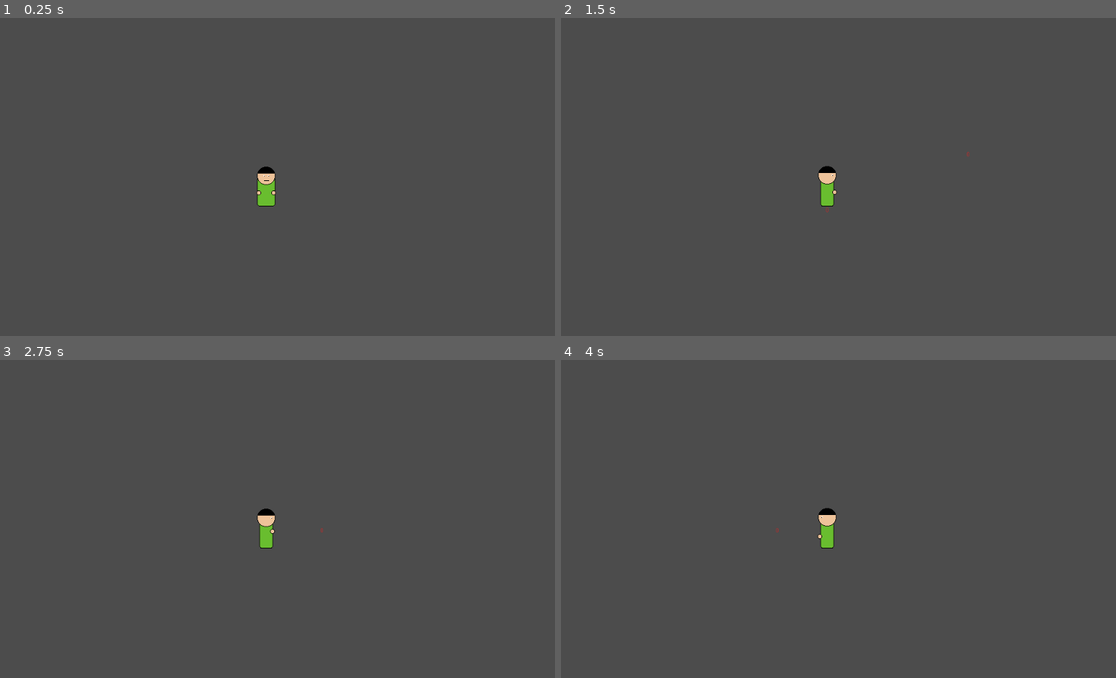
Above: before the commit, frames 1-4 (two rows, left to right).
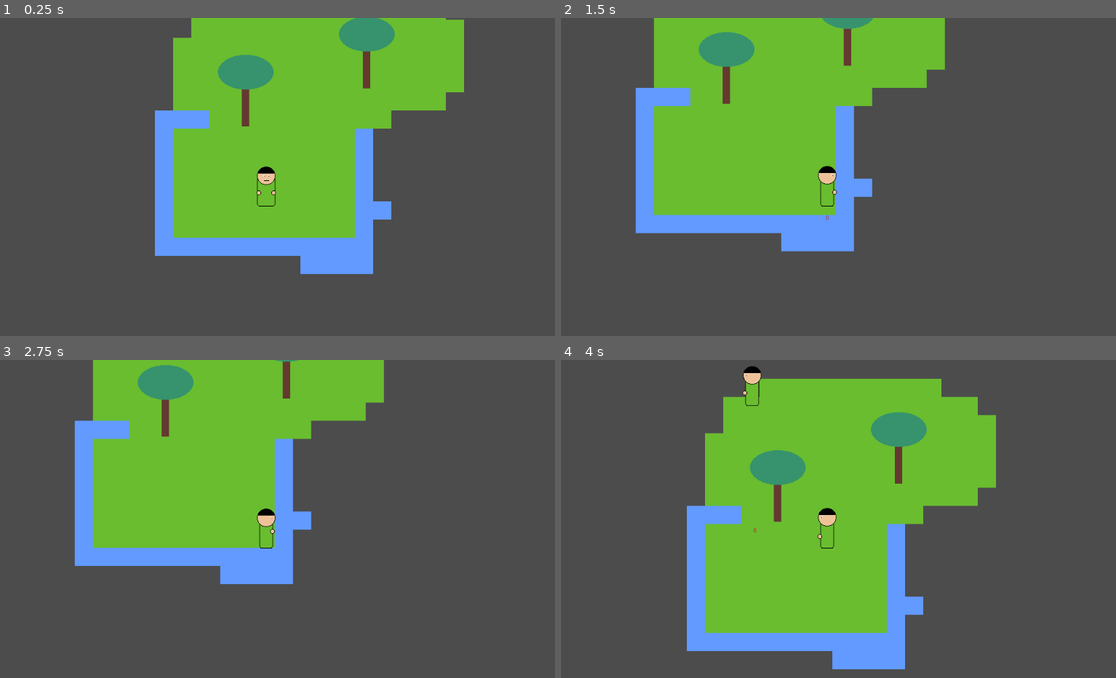
Above: after the commit, the same moments.

Repository: wiltaylor/GameJams
Game: Godot game, scene res://levels/Level1.tscn
Two runs of this game, one before a commit and one after it. Both use one fixed random seed, a clock stepped at 60 frames per second and the inputs below. Before the commit the project starts from res://DebugLevel.tscn.
Inputs:
- Up to frame 1 (0.25 s): no input
- Up to frame 2 (1.5 s): tap Enter at 0.5 s; hold Right (move_right) 0.53-1.28 s; tap Ctrl (shoot) at 0.6, 1.35 s; hold Down (move_down) from 1.28 s (still down)
- Up to frame 3 (2.75 s): tap Space at 2 s; release Down (move_down) at 2.03 s; hold Right (move_right) from 2.03 s (still down); tap Alt (use) at 2.1 s; tap Ctrl (shoot) at 2.3 s
- Up to frame 4 (4 s): tap Enter at 2.75 s; release Right (move_right) at 2.78 s; hold Up (move_up) 2.78-3.53 s; tap Ctrl (shoot) at 2.85, 3.6 s; hold Left (move_left) from 3.53 s (still down)

The runs differ from the first frame. In frame 1, 34% of the frame differs, in the area x 27-84%, y 0-81%; in frame 2, 30%; in frame 3, 29%; in frame 4, 38%, in the area x 22-79%, y 1-98%.

Commit message:
Added really basic ai

Diff:
--- a/LudumDare/LD47/src/levels/Level1.tscn
+++ b/LudumDare/LD47/src/levels/Level1.tscn
@@ -1,8 +1,9 @@
-[gd_scene load_steps=4 format=2]
+[gd_scene load_steps=5 format=2]
 
 [ext_resource path="res://main_tileset.tres" type="TileSet" id=1]
 [ext_resource path="res://objects/Player.tscn" type="PackedScene" id=2]
 [ext_resource path="res://objects/Tree.tscn" type="PackedScene" id=3]
+[ext_resource path="res://objects/AINPC.tscn" type="PackedScene" id=4]
 
 [node name="Game" type="Node2D"]
 
@@ -22,3 +23,6 @@
 
 [node name="Player" parent="." instance=ExtResource( 2 )]
 position = Vector2( 323.665, 200.944 )
+
+[node name="AINPC" parent="." instance=ExtResource( 4 )]
+position = Vector2( 242.5, -144 )
--- /dev/null
+++ b/LudumDare/LD47/src/objects/AINPC.tscn
@@ -0,0 +1,18 @@
+[gd_scene load_steps=3 format=2]
+
+[ext_resource path="res://objects/PawnRig.tscn" type="PackedScene" id=1]
+[ext_resource path="res://scripts/AINPC.gd" type="Script" id=2]
+
+[node name="AINPC" type="Node2D"]
+script = ExtResource( 2 )
+WaitingTurnRate = 1.0
+
+[node name="PawnRig" parent="." instance=ExtResource( 1 )]
+
+[node name="VisionCone" type="Area2D" parent="."]
+position = Vector2( 0, -0.396851 )
+
+[node name="CollisionPolygon2D" type="CollisionPolygon2D" parent="VisionCone"]
+polygon = PoolVector2Array( 0, 0, 150, 300, -150, 300 )
+[connection signal="body_entered" from="VisionCone" to="." method="_on_object_seen"]
+[connection signal="body_exited" from="VisionCone" to="." method="_on_object_leave_vision"]
--- a/LudumDare/LD47/src/objects/PawnRig.tscn
+++ b/LudumDare/LD47/src/objects/PawnRig.tscn
@@ -1,6 +1,6 @@
 [gd_scene load_steps=25 format=2]
 
-[ext_resource path="res://objects/PawnRig.gd" type="Script" id=1]
+[ext_resource path="res://scripts/PawnRig.gd" type="Script" id=1]
 [ext_resource path="res://sprites/objects/body.png" type="Texture" id=2]
 [ext_resource path="res://sprites/objects/hand.png" type="Texture" id=3]
 [ext_resource path="res://sprites/objects/face.png" type="Texture" id=4]
@@ -106,8 +106,7 @@
 "values": [ 90.0, 80.6, 99.4, 90.0, 103.8, 90.0 ]
 }
 
-[sub_resource type="Animation" id=6]
-resource_name = "dying"
+[sub_resource type="Animation" id=7]
 length = 0.25
 tracks/0/type = "value"
 tracks/0/path = NodePath(".:rotation_degrees")
@@ -122,8 +121,7 @@
 "values": [ 0.0, 90.0 ]
 }
 
-[sub_resource type="Animation" id=2]
-resource_name = "idle_down"
+[sub_resource type="Animation" id=8]
 length = 2.0
 loop = true
 tracks/0/type = "value"
@@ -163,8 +161,7 @@
 "values": [ Vector2( 0.19603, -23.0633 ), Vector2( -0.0141907, -19.5946 ), Vector2( 0.19603, -23.0633 ) ]
 }
 
-[sub_resource type="Animation" id=4]
-resource_name = "idle_left"
+[sub_resource type="Animation" id=9]
 tracks/0/type = "value"
 tracks/0/path = NodePath("Head:position")
 tracks/0/interp = 1
@@ -190,8 +187,7 @@
 "values": [ Vector2( -13, 8 ), Vector2( -11.6757, 8.3973 ), Vector2( -13, 8 ) ]
 }
 
-[sub_resource type="Animation" id=5]
-resource_name = "idle_right"
+[sub_resource type="Animation" id=10]
 length = 2.0
 loop = true
 tracks/0/type = "value"
@@ -219,8 +215,7 @@
 "values": [ Vector2( 13, 8 ), Vector2( 11.6757, 6.94054 ), Vector2( 13, 8 ) ]
 }
 
-[sub_resource type="Animation" id=3]
-resource_name = "idle_up"
+[sub_resource type="Animation" id=11]
 length = 2.0
 loop = true
 tracks/0/type = "value"
@@ -324,16 +319,16 @@
 
 [node name="Animation" type="AnimationPlayer" parent="."]
 method_call_mode = 1
-anims/attack_down = SubResource( 8 )
-anims/attack_left = SubResource( 9 )
-anims/attack_right = SubResource( 10 )
-anims/attack_up = SubResource( 11 )
-anims/dead = SubResource( 7 )
-anims/dying = SubResource( 6 )
-anims/idle_down = SubResource( 2 )
-anims/idle_left = SubResource( 4 )
-anims/idle_right = SubResource( 5 )
-anims/idle_up = SubResource( 3 )
+anims/attack_down = SubResource( 2 )
+anims/attack_left = SubResource( 3 )
+anims/attack_right = SubResource( 4 )
+anims/attack_up = SubResource( 5 )
+anims/dead = SubResource( 6 )
+anims/dying = SubResource( 7 )
+anims/idle_down = SubResource( 8 )
+anims/idle_left = SubResource( 9 )
+anims/idle_right = SubResource( 10 )
+anims/idle_up = SubResource( 11 )
 
 [node name="Icon" type="Sprite" parent="."]
 visible = false
--- a/LudumDare/LD47/src/objects/Player.tscn
+++ b/LudumDare/LD47/src/objects/Player.tscn
@@ -1,7 +1,7 @@
 [gd_scene load_steps=3 format=2]
 
 [ext_resource path="res://objects/PawnRig.tscn" type="PackedScene" id=1]
-[ext_resource path="res://objects/Player.gd" type="Script" id=2]
+[ext_resource path="res://scripts/Player.gd" type="Script" id=2]
 
 [node name="Player" type="Node2D"]
 script = ExtResource( 2 )
--- a/LudumDare/LD47/src/objects/Projectile.tscn
+++ b/LudumDare/LD47/src/objects/Projectile.tscn
@@ -1,7 +1,8 @@
 [gd_scene load_steps=4 format=2]
 
 [ext_resource path="res://sprites/objects/band_projectile.png" type="Texture" id=1]
-[ext_resource path="res://objects/Projectile.gd" type="Script" id=2]
+[ext_resource path="res://scripts/Projectile.gd" type="Script" id=2]
+
 
 [sub_resource type="CapsuleShape2D" id=1]
 radius = 2.3225
--- a/LudumDare/LD47/src/project.godot
+++ b/LudumDare/LD47/src/project.godot
@@ -16,7 +16,7 @@
 [application]
 
 config/name="LD47"
-run/main_scene="res://DebugLevel.tscn"
+run/main_scene="res://levels/Level1.tscn"
 config/icon="res://icon.png"
 
 [input]
--- /dev/null
+++ b/LudumDare/LD47/src/scripts/AINPC.gd
@@ -0,0 +1,116 @@
+extends Node2D
+
+enum AIState { Waiting, LookingForPlayer, AttackingPlayer, Dead }
+
+onready var rig = get_node("PawnRig")
+onready var player = get_tree().get_root().find_node("Player", true, false)
+onready var playerRig = player.get_node("PawnRig")
+onready var visionCone = get_node("VisionCone")
+
+export(AIState) var State = AIState.Waiting
+export(float) var WaitingTurnRate = 5
+export(float) var LookingDuration = 1
+export(float) var IdealDistance: float = 30
+export(float) var ShootCooldown: float = 3
+export(float) var MoveSpeed = 100
+
+var currentWait = 0
+var rng = RandomNumberGenerator.new()
+var currentSearchTime = 0
+var lastKnownPoint: Vector2
+var coolDown = 0
+
+func _ready():
+	rng.randomize()
+
+func doWait(delta):
+	if currentWait <= 0:
+		currentWait = WaitingTurnRate
+		var new_dir = rng.randi_range(0, 3)
+		rig.Facing = new_dir
+	else:
+		currentWait -= delta
+
+func move_to(point: Vector2, delta):
+	var dir = (point - rig.global_position).normalized()
+	rig.move(dir * MoveSpeed * delta)
+
+func player_dist():
+	return playerRig.global_position.distance_to(rig.global_position)
+
+func doAttack(delta):
+
+	if(player_dist() > IdealDistance):
+		move_to(playerRig.global_position, delta)
+
+	if coolDown > 0:
+		coolDown -= delta;
+		return
+
+	coolDown = ShootCooldown
+	rig.shoot()
+
+func doLook(delta):
+	if currentSearchTime <= 0:
+		State = AIState.Waiting
+		return
+
+	currentSearchTime -= delta
+
+	var dist = lastKnownPoint.distance_to(rig.global_position)
+
+	if(dist < 1):
+		State = AIState.Waiting
+		return
+
+	move_to(lastKnownPoint, delta)
+
+
+
+func correctVisionConeDirection():
+	if rig.Facing == rig.Direction.Down:
+		visionCone.rotation_degrees = 0
+	elif rig.Facing == rig.Direction.Up:
+		visionCone.rotation_degrees = 180
+	elif rig.Facing == rig.Direction.Left:
+		visionCone.rotation_degrees = 90
+	elif rig.Facing == rig.Direction.Right:
+		visionCone.rotation_degrees = -90
+
+
+
+func _process(delta):
+
+	if State == AIState.Dead:
+		return
+
+	correctVisionConeDirection()
+
+	if rig.Bands > 3:
+		rig.death = true
+		State = AIState.Dead
+		return
+
+	if State == AIState.Waiting:
+		doWait(delta)
+
+	if State == AIState.AttackingPlayer:
+		doAttack(delta)
+
+
+func _on_object_seen(body):
+	if State == AIState.Dead:
+		return
+
+	if body.owner.name == "Player":
+		State = AIState.AttackingPlayer
+
+
+func _on_object_leave_vision(body):
+	if State == AIState.Dead:
+		return
+
+	if body.owner.name == "Player":
+		State = AIState.LookingForPlayer
+		currentSearchTime = LookingDuration
+		lastKnownPoint = body.global_position
--- a/LudumDare/LD47/src/objects/PawnRig.gd
+++ b/LudumDare/LD47/src/scripts/PawnRig.gd
@@ -59,6 +59,9 @@
 onready var band2Side: Sprite = get_node("Body/band2_side")
 onready var band3Side: Sprite = get_node("Body/band3_side")
 onready var Icon: Sprite = get_node("Icon")
+
+func band_hit():
+	Bands += 1
 
 func is_dead():
 
--- a/LudumDare/LD47/src/objects/Projectile.gd
+++ b/LudumDare/LD47/src/scripts/Projectile.gd
@@ -8,6 +8,9 @@
 func _on_hit(body):
 	if body == Owner:
 		return
+
+	if body.has_method("band_hit"):
+		body.band_hit()
 
 	queue_free()
 
Not shown: 4 places in LudumDare/LD47/src/objects/PawnRig.tscn that only renumber resources
Renamed: LudumDare/LD47/src/objects/Player.gd -> LudumDare/LD47/src/scripts/Player.gd
